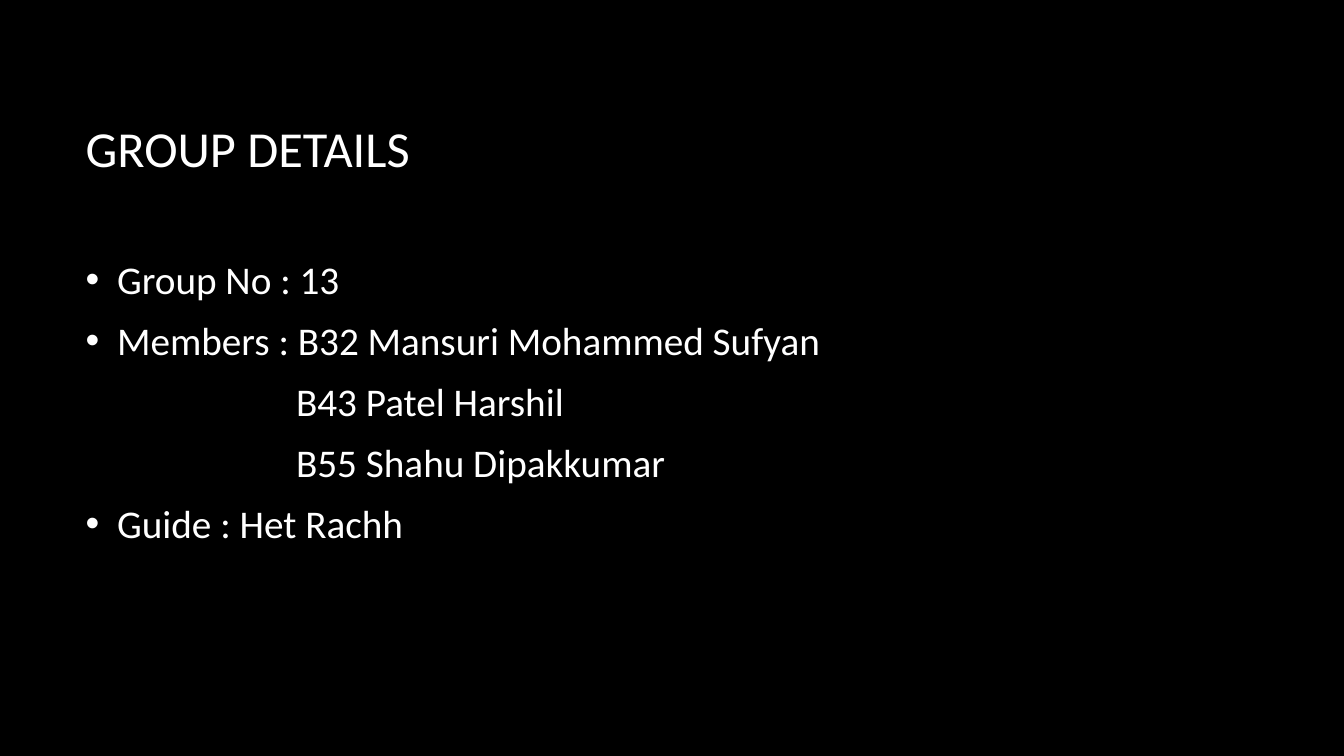
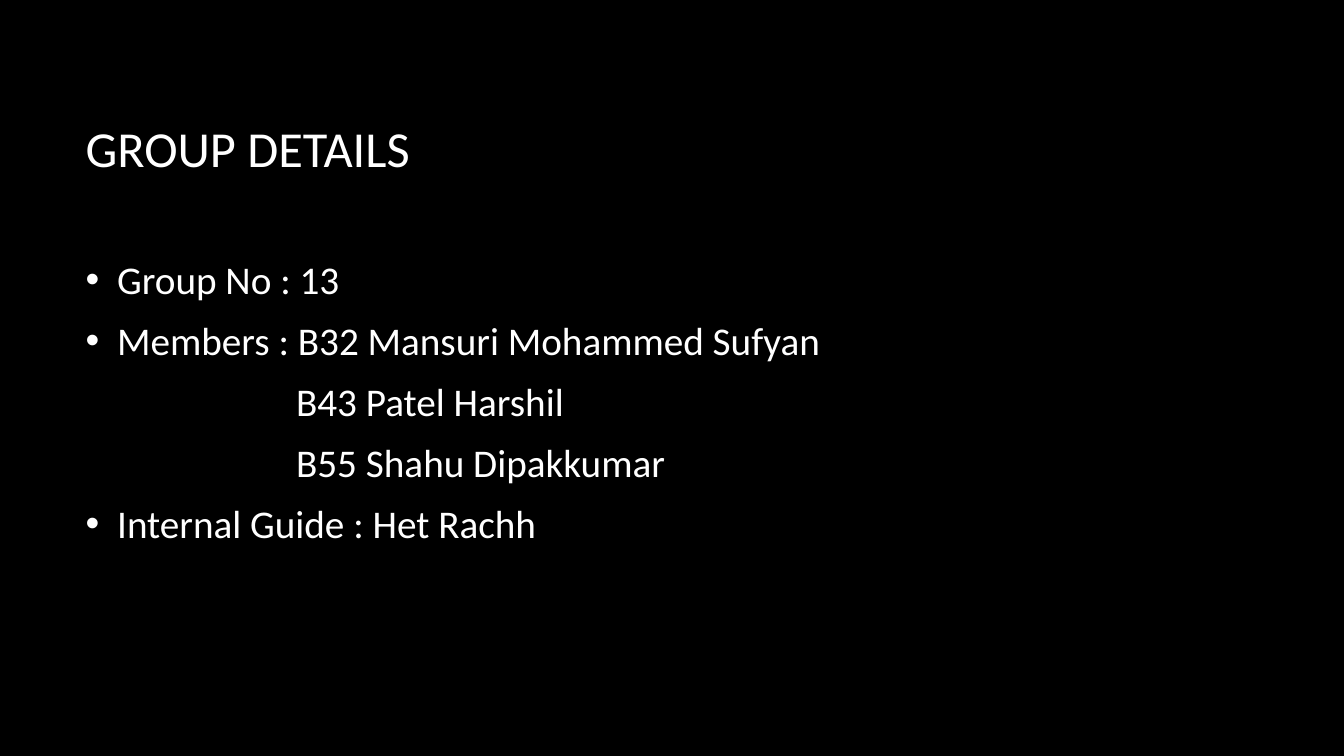
Before and after one commit to harshil037/carrent, a slide deck: slide 2 of Car rental system (2).pptx. Drawn at 1344x756 pixels with LibreOffice and Linux fonts; fonts in the diff are those of the drawing; background and template pictures are left out. Boxes give left, top, right and bottom in pixels: in the first picture for what was removed or moved away, otherwise in the second. Text is boxed around its words. In the diff, an @@ line names an element or a change of style, - is before the commit and + after.

```diff
--- a/Car rental system (2).pptx
+++ b/Car rental system (2).pptx
@@ text at [117,510,536,539]: text changed @@
-• Guide : Het Rachh
+• Internal Guide : Het Rachh
```
Also in this commit, not shown: 6 other slides changed, 1 slide added, 3 slides removed, 5 other files.
